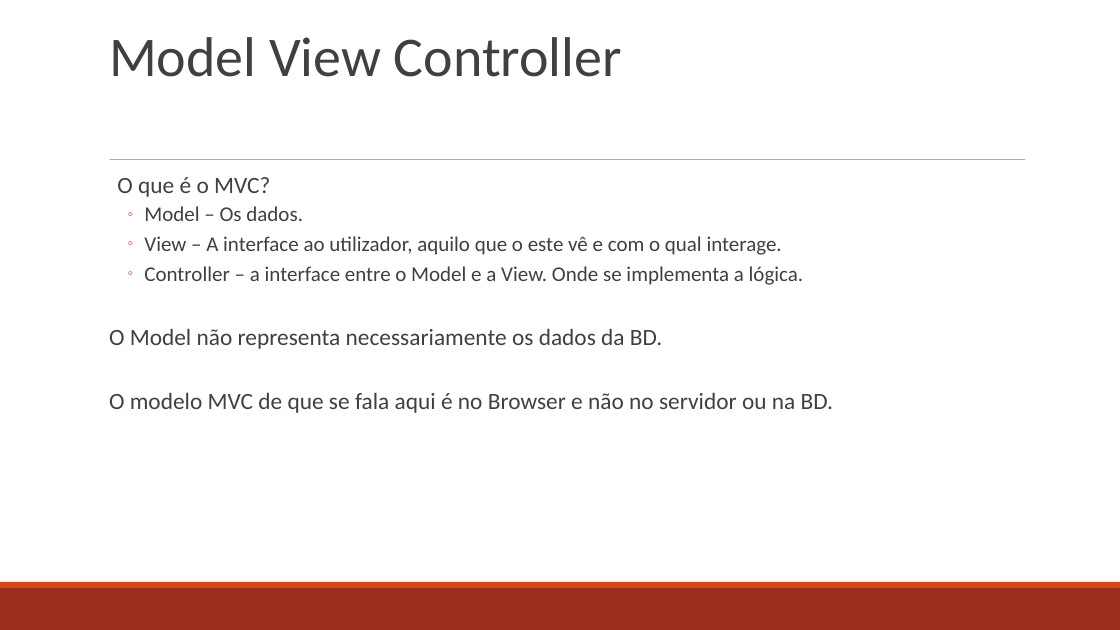
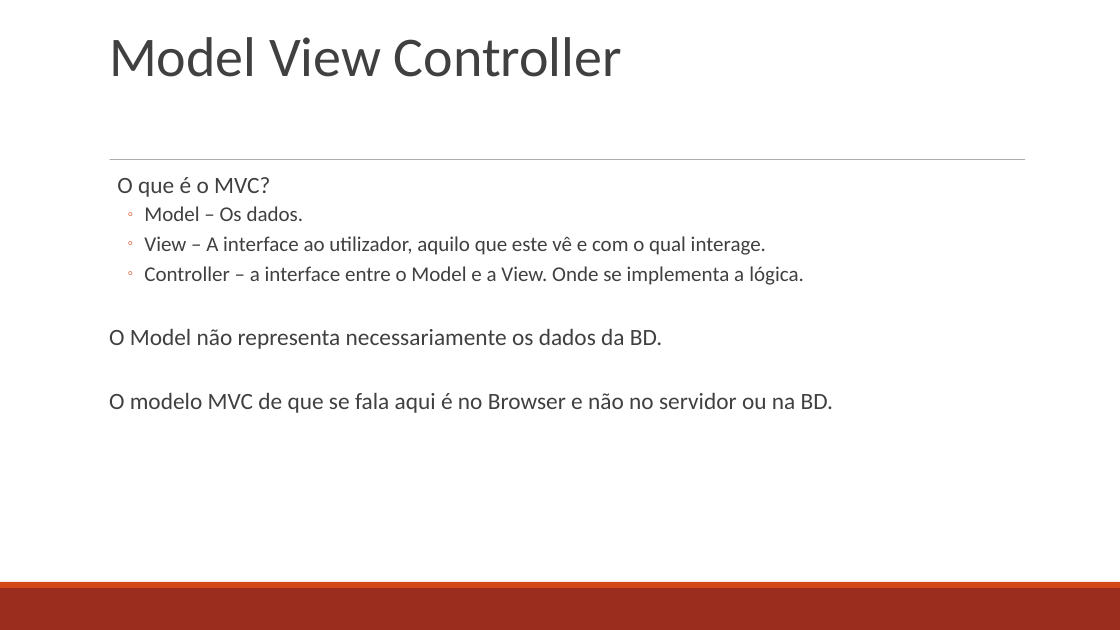
Before and after one commit to jvverde/demo-angular, a slide deck: slide 4 of docs/AngularJS.odp (slide 5 before the commit). Drawn at 1120x630 pixels with LibreOffice and Linux fonts; fonts in the diff are those of the drawing. Boxes give left, top, right and bottom in pixels: in the first picture for what was removed or moved away, otherwise in the second. Text is boxed around its words. In the diff, an @@ line names an element or a change of style, - is before the commit and + after.

```diff
--- a/docs/AngularJS.odp
+++ b/docs/AngularJS.odp
@@ text at bbox=[144, 236, 766, 255]: text changed @@
-  ◦ View – A interface ao utilizador, aquilo que o este vê e com o qual interage.
+  ◦ View – A interface ao utilizador, aquilo que este vê e com o qual interage.
```
Also in this commit, not shown: 5 other slides changed, 2 slides added, 1 slide removed.
